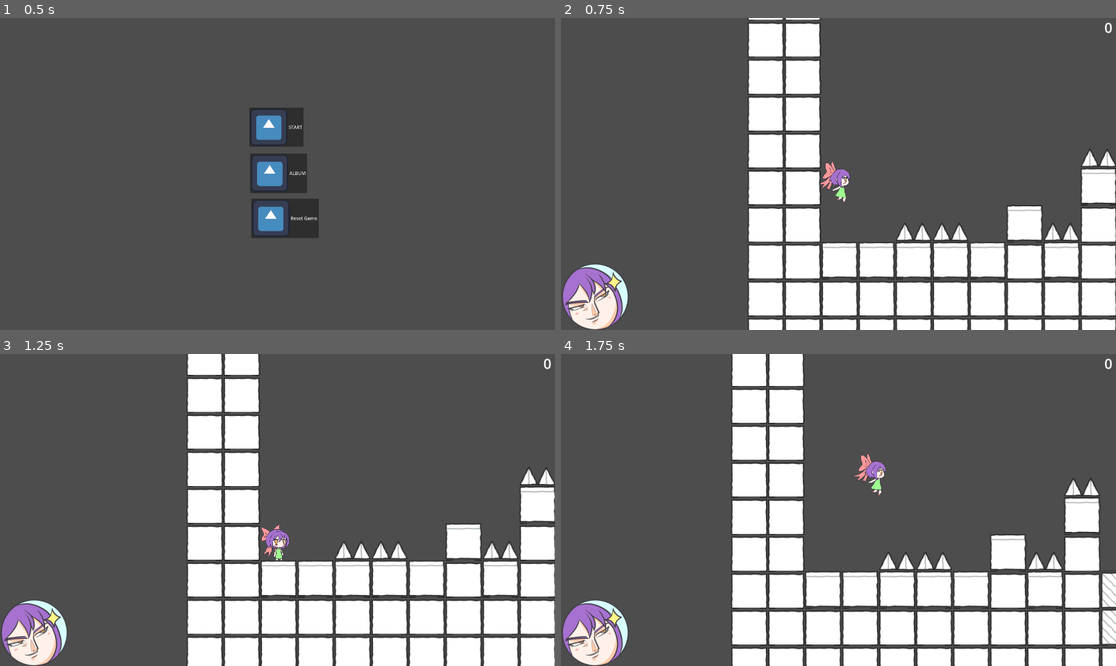
Above: before the commit, frames 1-4 (two rows, left to right).
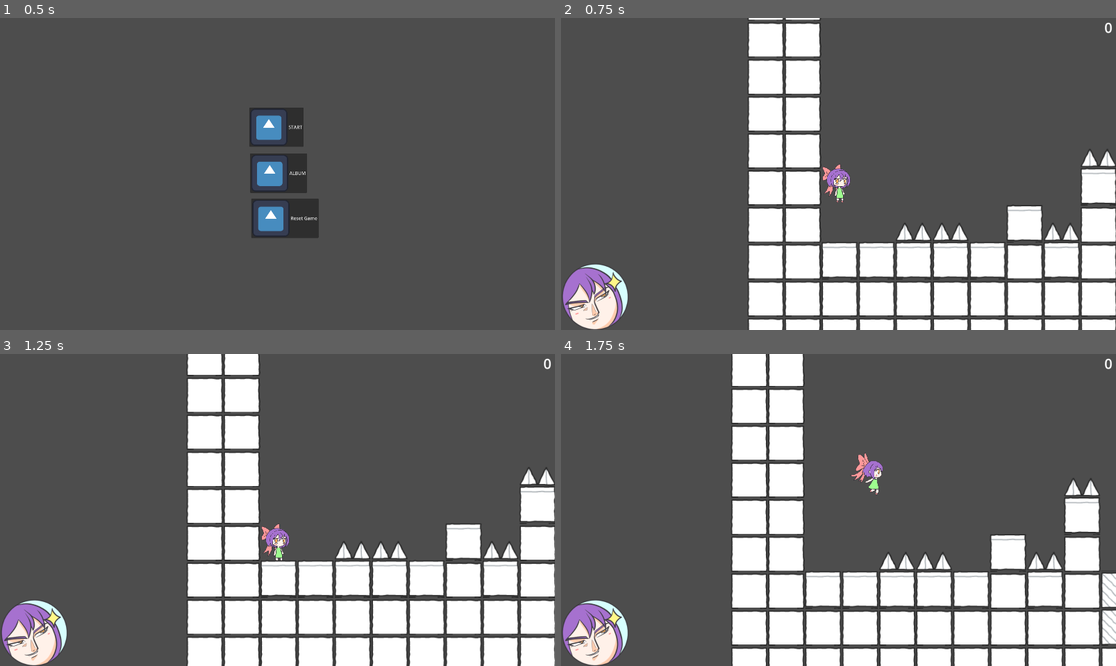
Above: after the commit, the same moments.

Repository: Cordar/mgj2024
Game: Godot game, scene res://scenes/UI/start_menu.tscn
The game is run twice, just before and just after one commit, with the same random seed, the same clock (stepped at 60 frames per second) and the same inputs. The engine's default icon, where the game draws it, is replaced by a stand-in: a white triangle on a blue panel in a dark square.
Inputs (mouse positions are in pixels of both pictures, inside the frame that each line leads up to):
- Up to frame 1 (0.5 s): no input
- Up to frame 2 (0.75 s): click "START" at 0.5 s
- Up to frame 3 (1.25 s): no input
- Up to frame 4 (1.75 s): tap Enter (ui_accept) at 1.25, 1.52 s; move the mouse to (960, 494) at 1.27 s; hold Right (ui_right) from 1.28 s (still down); hold Space from 1.28 s (still down); click (960, 494) at 1.42 s

Frame 1 is identical in both runs. In frame 2, 0.3% of the frame differs, in the area x 46-53%, y 45-60%; in frame 3, 0.2%; in frame 4, 0.3%.

Commit message:
jump animation

Diff:
--- a/scenes/player.tscn
+++ b/scenes/player.tscn
@@ -42,6 +42,7 @@
 
 [sub_resource type="Animation" id="Animation_heece"]
 resource_name = "jump"
+length = 0.5
 loop_mode = 1
 tracks/0/type = "value"
 tracks/0/imported = false
@@ -50,10 +51,10 @@
 tracks/0/interp = 1
 tracks/0/loop_wrap = true
 tracks/0/keys = {
-"times": PackedFloat32Array(0, 0.2, 0.4, 0.7, 1),
-"transitions": PackedFloat32Array(1, 1, 1, 1, 1),
+"times": PackedFloat32Array(0, 0.4),
+"transitions": PackedFloat32Array(1, 1),
 "update": 1,
-"values": [Vector2i(0, 2), Vector2i(1, 2), Vector2i(2, 2), Vector2i(3, 2), Vector2i(4, 2)]
+"values": [Vector2i(0, 2), Vector2i(1, 2)]
 }
 
 [sub_resource type="Animation" id="Animation_spjj5"]
--- a/scripts/player.gd
+++ b/scripts/player.gd
@@ -15,7 +15,9 @@
 func updateAnimation():
 	if velocity.x ==0: animations.play("idle")
 	if velocity.x != 0: animations.play("run")
-	if velocity.y>0: animations.play("jump")
+	if Input.is_key_pressed(KEY_SPACE):
+		animations.play("jump")
+
 
 
 	if Input.is_action_just_pressed("ui_left"):
